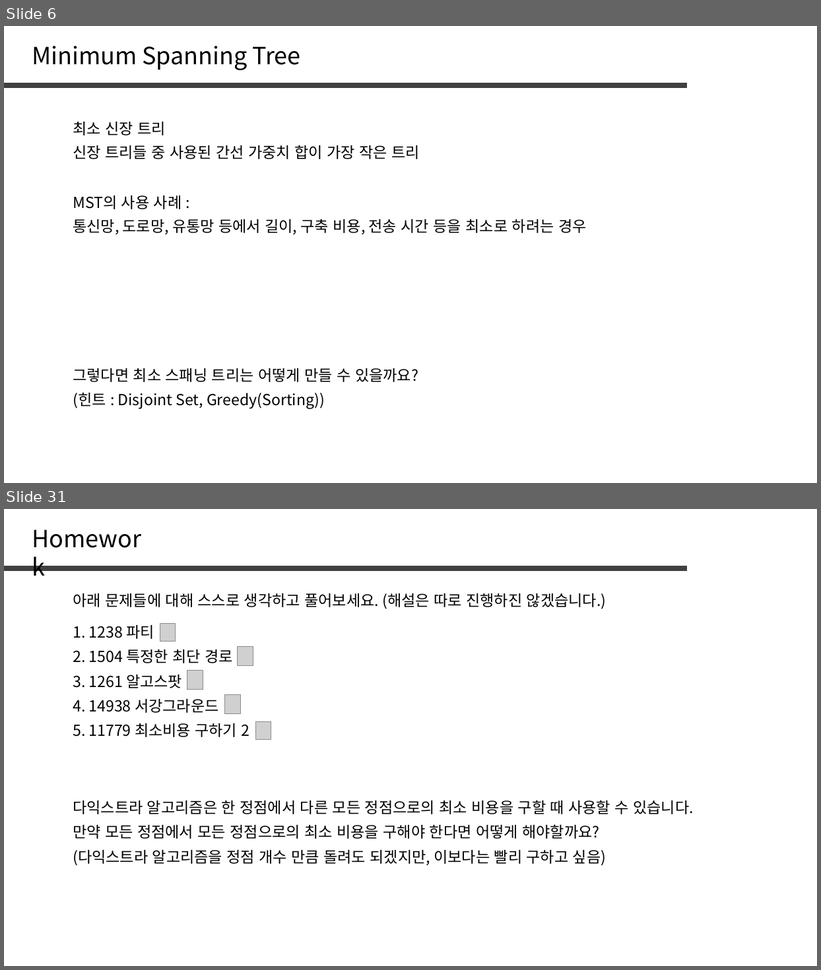
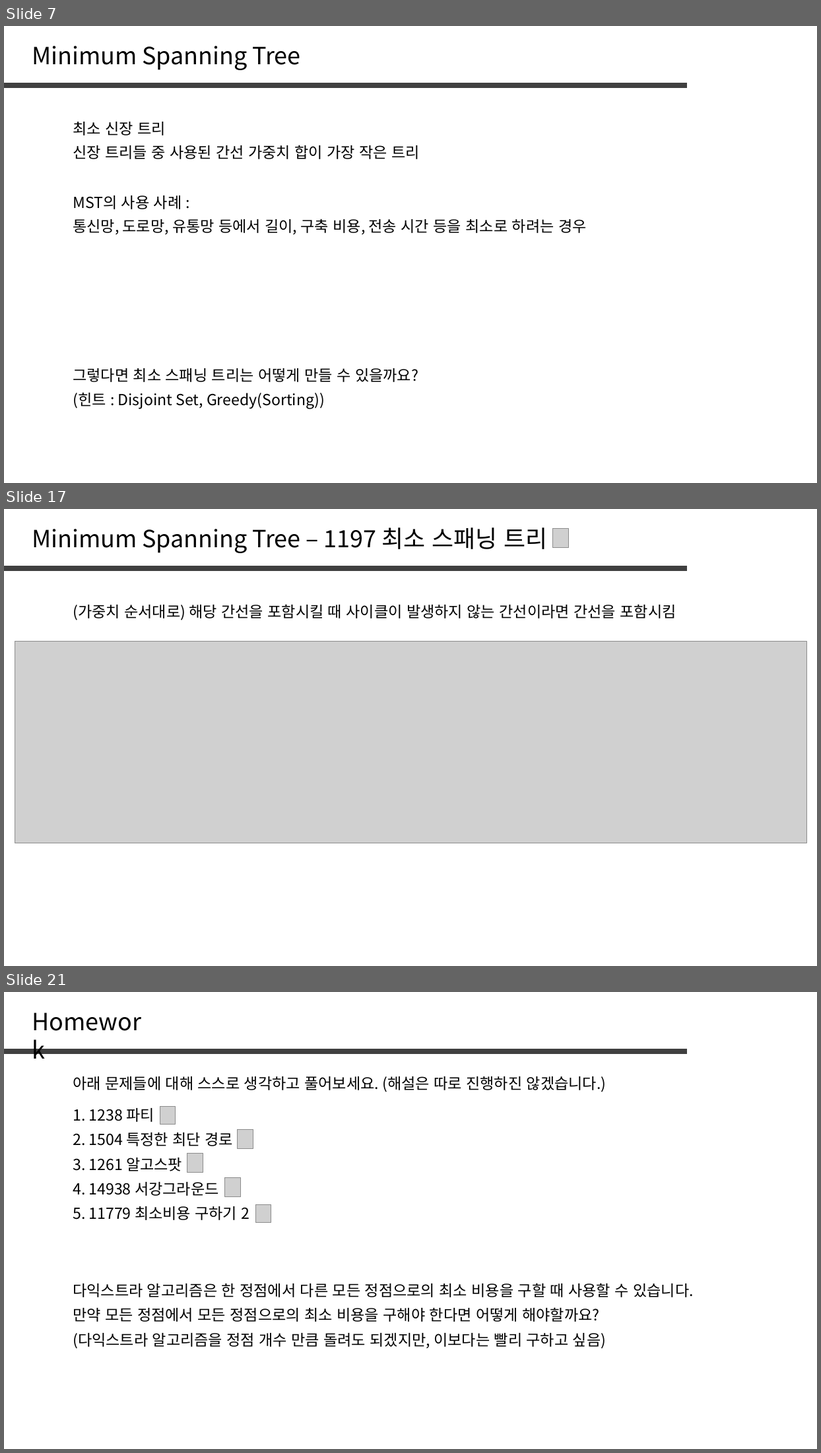
Before and after one commit to jaehoo1/PS-study, a slide deck: study/14_Minimum Spanning Tree, Kruskal.pptx. Shown one above the other, each under a label of ours: slides 6 and 31 before the commit, slides 7, 17 and 21 after it; the slides between them are not shown. The pictures are 821x970 and 821x1453 pixels, drawn with LibreOffice and Linux fonts; fonts in the diff are those of the drawing; grey boxes stand for pictures. Boxes give left, top, right and bottom in pixels: in the first picture for what was removed or moved away, otherwise in the second. Text is boxed around its words. In the diff, an @@ line names an element or a change of style, - is before the commit and + after.

```diff
--- a/study/14_Minimum Spanning Tree, Kruskal.pptx
+++ b/study/14_Minimum Spanning Tree, Kruskal.pptx
@@ slide 17 added at bbox=[4, 509, 817, 966], background #FFFFFF @@
@@ text added at bbox=[32, 527, 548, 553], 28 pt, text #000000 @@
+Minimum Spanning Tree – 1197 최소 스패닝 트리
@@ picture added at bbox=[553, 529, 569, 547] @@
@@ line added from (4, 568) to (687, 568), #404040 6 pt @@
@@ text added at bbox=[73, 604, 677, 621], 18 pt, text #000000 @@
+(가중치 순서대로) 해당 간선을 포함시킬 때 사이클이 발생하지 않는 간선이라면 간선을 포함시킴
@@ picture added at bbox=[15, 642, 807, 843] @@
@@ what was slide 6 is now slide 7 @@
@@ what was slide 31 is now slide 21 @@
```
Also in this commit, not shown: 2 slides changed, 11 other slides added, 22 slides removed.
